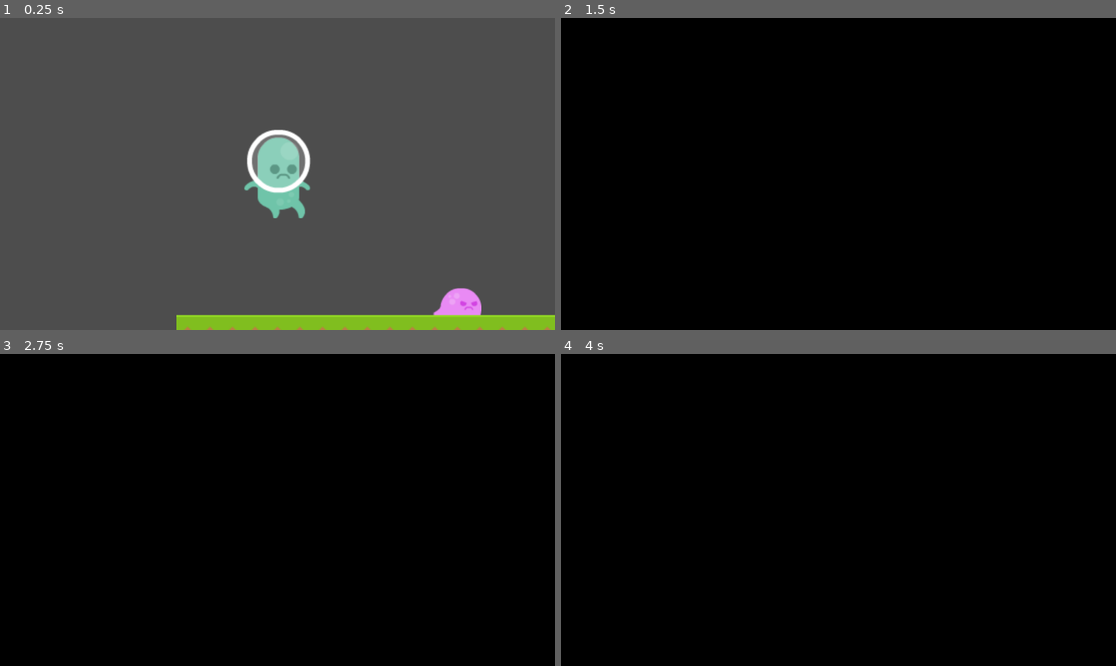
Above: before the commit, frames 1-4 (two rows, left to right).
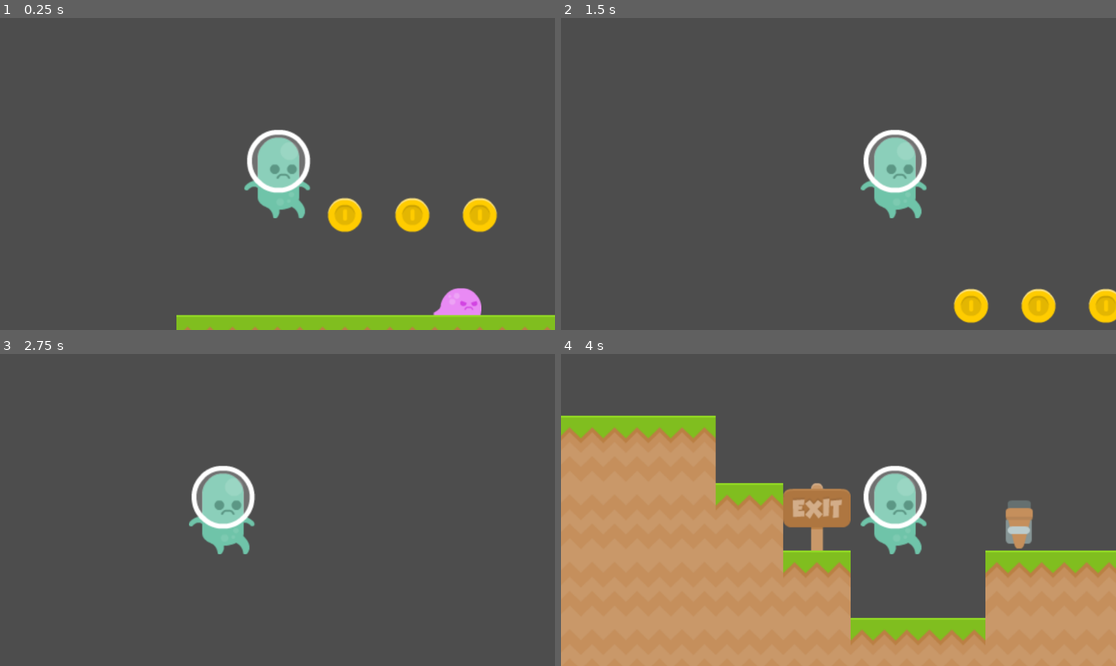
Above: after the commit, the same moments.

Repository: GreenCloversGames/Scalable-Platformer-Template
Game: Godot game, scene res://Scenes/Levels/test_level.tscn
Same seed, same stepped clock (60 frames per second), same inputs: the game is played once before the commit and once after it.
Inputs:
- Up to frame 1 (0.25 s): no input
- Up to frame 2 (1.5 s): tap Enter (ui_accept) at 0.5, 0.77 s; hold Right (ui_right) from 0.53 s (still down)
- Up to frame 3 (2.75 s): tap Enter (ui_accept) at 1.52, 2 s; release Right (ui_right) at 2.03 s; hold Left (ui_left) from 2.03 s (still down)
- Up to frame 4 (4 s): release Left (ui_left) at 2.78 s; hold Right (ui_right) from 2.78 s (still down); tap Enter (ui_accept) at 3.02, 3.77 s

The runs differ from the first frame. In frame 1, 1.7% of the frame differs, in the area x 58-90%, y 57-69%; in frame 2, 100%, in the area x 0-100%, y 0-100%; in frame 3, 100%; in frame 4, 100%.

Commit message:
27-11 update
Added player hit recoil, collectables, basic scoring

Diff:
--- a/Scenes/Autoloads/LevelHandler.gd
+++ b/Scenes/Autoloads/LevelHandler.gd
@@ -1 +1,11 @@
 extends Node
+
+var current_level : Node
+
+func load_level(level):
+	current_level.queue_free()
+	current_level = load(level).instantiate()
+	SceneTrainsition.transition_in()
+
+func exit_level():
+	SceneTrainsition.transition_out()
--- a/Scenes/Autoloads/SceneTrainsition.gd
+++ b/Scenes/Autoloads/SceneTrainsition.gd
@@ -2,9 +2,11 @@
 
 var target : Node2D
 
+signal transition_ended
+
 # Called when the node enters the scene tree for the first time.
 func _ready():
-	transition()
+
 	pass # Replace with function body.
 
 
@@ -17,5 +19,14 @@
 	shader_mat.set("shader_parameter/screen_location", value_on_screen)
 	pass
 
-func transition():
+func transition_in():
 	$SceneTransition/AnimationPlayer.play("CircleIn")
+
+func transition_out():
+	$SceneTransition/AnimationPlayer.play("CircleIn")
+
+
+func _on_animation_player_animation_finished(anim_name):
+	if anim_name == "CircleIn":
+		transition_ended.emit()
+	pass # Replace with function body.
--- a/Scenes/Autoloads/scene_trainsition.tscn
+++ b/Scenes/Autoloads/scene_trainsition.tscn
@@ -71,3 +71,5 @@
 libraries = {
 "": SubResource("AnimationLibrary_t3gaf")
 }
+
+[connection signal="animation_finished" from="SceneTransition/AnimationPlayer" to="." method="_on_animation_player_animation_finished"]
--- /dev/null
+++ b/Scenes/Interactables/collectable.gd
@@ -0,0 +1,15 @@
+extends Interactable
+class_name Collectable
+
+
+# Called when the node enters the scene tree for the first time.
+func _ready():
+	pass # Replace with function body.
+
+func collect():
+	$AnimationPlayer.play("Collected")
+
+
+# Called every frame. 'delta' is the elapsed time since the previous frame.
+func _process(delta):
+	pass
--- /dev/null
+++ b/Scenes/Interactables/collectable.tscn
@@ -0,0 +1,124 @@
+[gd_scene load_steps=7 format=3 uid="uid://c1bq0xi4a0k6s"]
+
+[ext_resource type="PackedScene" uid="uid://u2fh1xedqj88" path="res://Scenes/Virtual/interactable.tscn" id="1_lnge0"]
+[ext_resource type="Texture2D" uid="uid://s3l5xq3ra512" path="res://Assets/Items/coinGold.png" id="2_0otk1"]
+[ext_resource type="Script" path="res://Scenes/Interactables/collectable.gd" id="2_mljyq"]
+
+[sub_resource type="Animation" id="Animation_siten"]
+resource_name = "Collected"
+tracks/0/type = "value"
+tracks/0/imported = false
+tracks/0/enabled = true
+tracks/0/path = NodePath(".:monitoring")
+tracks/0/interp = 1
+tracks/0/loop_wrap = true
+tracks/0/keys = {
+"times": PackedFloat32Array(0),
+"transitions": PackedFloat32Array(1),
+"update": 1,
+"values": [false]
+}
+tracks/1/type = "value"
+tracks/1/imported = false
+tracks/1/enabled = true
+tracks/1/path = NodePath(".:monitorable")
+tracks/1/interp = 1
+tracks/1/loop_wrap = true
+tracks/1/keys = {
+"times": PackedFloat32Array(0),
+"transitions": PackedFloat32Array(1),
+"update": 1,
+"values": [false]
+}
+tracks/2/type = "value"
+tracks/2/imported = false
+tracks/2/enabled = true
+tracks/2/path = NodePath(".:modulate")
+tracks/2/interp = 1
+tracks/2/loop_wrap = true
+tracks/2/keys = {
+"times": PackedFloat32Array(0, 1),
+"transitions": PackedFloat32Array(1, 1),
+"update": 0,
+"values": [Color(1, 1, 1, 1), Color(1, 1, 1, 0)]
+}
+tracks/3/type = "value"
+tracks/3/imported = false
+tracks/3/enabled = true
+tracks/3/path = NodePath("Sprite2D:scale")
+tracks/3/interp = 1
+tracks/3/loop_wrap = true
+tracks/3/keys = {
+"times": PackedFloat32Array(0, 0.5, 1),
+"transitions": PackedFloat32Array(1, 1, 1),
+"update": 0,
+"values": [Vector2(1, 1), Vector2(1.2, 1.2), Vector2(0.1, 0.1)]
+}
+
+[sub_resource type="Animation" id="Animation_ihats"]
+length = 0.001
+tracks/0/type = "value"
+tracks/0/imported = false
+tracks/0/enabled = true
+tracks/0/path = NodePath(".:monitoring")
+tracks/0/interp = 1
+tracks/0/loop_wrap = true
+tracks/0/keys = {
+"times": PackedFloat32Array(0),
+"transitions": PackedFloat32Array(1),
+"update": 1,
+"values": [true]
+}
+tracks/1/type = "value"
+tracks/1/imported = false
+tracks/1/enabled = true
+tracks/1/path = NodePath(".:monitorable")
+tracks/1/interp = 1
+tracks/1/loop_wrap = true
+tracks/1/keys = {
+"times": PackedFloat32Array(0),
+"transitions": PackedFloat32Array(1),
+"update": 1,
+"values": [true]
+}
+tracks/2/type = "value"
+tracks/2/imported = false
+tracks/2/enabled = true
+tracks/2/path = NodePath(".:modulate")
+tracks/2/interp = 1
+tracks/2/loop_wrap = true
+tracks/2/keys = {
+"times": PackedFloat32Array(0),
+"transitions": PackedFloat32Array(1),
+"update": 0,
+"values": [Color(1, 1, 1, 1)]
+}
+tracks/3/type = "value"
+tracks/3/imported = false
+tracks/3/enabled = true
+tracks/3/path = NodePath("Sprite2D:scale")
+tracks/3/interp = 1
+tracks/3/loop_wrap = true
+tracks/3/keys = {
+"times": PackedFloat32Array(0),
+"transitions": PackedFloat32Array(1),
+"update": 0,
+"values": [Vector2(1, 1)]
+}
+
+[sub_resource type="AnimationLibrary" id="AnimationLibrary_y2d8m"]
+_data = {
+"Collected": SubResource("Animation_siten"),
+"RESET": SubResource("Animation_ihats")
+}
+
+[node name="Collectable" groups=["collectable"] instance=ExtResource("1_lnge0")]
+script = ExtResource("2_mljyq")
+
+[node name="AnimationPlayer" type="AnimationPlayer" parent="." index="1"]
+libraries = {
+"": SubResource("AnimationLibrary_y2d8m")
+}
+
+[node name="Sprite2D" type="Sprite2D" parent="." index="2"]
+texture = ExtResource("2_0otk1")
--- a/Scenes/Levels/test_level.tscn
+++ b/Scenes/Levels/test_level.tscn
@@ -6,6 +6,6 @@
 next_level = "res://Scenes/Levels/test_level.tscn"
 
 [node name="TileMap" parent="." index="0"]
-layer_0/tile_data = PackedInt32Array(327680, 393216, 9, 3932 …(3313 unchanged characters)… 608, 131090, 1, 196608, 262147, 2, 65536)
+layer_0/tile_data = PackedInt32Array(327680, 393216, 9, 3932 …(3313 unchanged characters)… 608, 131090, 1, 196608, 262147, 2, 65536, 393224, 1, 65536, 196612, 1, 262144, 196611, 1, 262144, 196610, 1, 262144, 131078, 1, 262144, 131079, 1, 262144, 131080, 1, 262144, 196620, 1, 262144, 196621, 1, 262144, 196622, 1, 262144, 131088, 1, 262144, 131089, 1, 262144, 131087, 1, 262144, 18, 1, 262144, 19, 1, 262144, 20, 1, 262144)
 
 [connection signal="changed" from="TileMap" to="." method="_on_tile_map_changed"]
--- a/Scenes/Player/player.gd
+++ b/Scenes/Player/player.gd
@@ -7,6 +7,7 @@
 @export_range(0.0, 1.0) var friction = 0.1
 @export_range(0.0 , 1.0) var acceleration = 0.25
 
+var health = 3
 
 var  can_jump = true
 
@@ -54,10 +55,18 @@
 	else:
 		velocity.x = lerp(velocity.x, 0.0, friction)
 
-func take_hit():
-	player_lost_all_health.emit()
+func take_hit(hitter):
+	velocity.x = global_position.direction_to(hitter.global_position).x * JUMP_VELOCITY * 3
+	velocity.y = JUMP_VELOCITY*.5
+	$AnimatedSprite2D.play("hurt")
+	health -= 1
+	if health <= 0:
+		player_lost_all_health.emit()
 
 func _on_coyote_timer_timeout():
 	if not is_on_floor():
 		can_jump = false
 	pass # Replace with function body.
+
+func react_to_hitting(hitbody):
+	velocity.y = JUMP_VELOCITY
--- a/Scenes/Player/player.tscn
+++ b/Scenes/Player/player.tscn
@@ -15,9 +15,8 @@
 [ext_resource type="Texture2D" uid="uid://b210b2hdr0bjm" path="res://Assets/Player/p1_walk/p1_walk10.png" id="11_djo24"]
 [ext_resource type="Texture2D" uid="uid://cgcxsn1pwxfiy" path="res://Assets/Player/p1_walk/p1_walk11.png" id="12_xmdyi"]
 
-[sub_resource type="CapsuleShape2D" id="CapsuleShape2D_7wnxe"]
-radius = 28.0
-height = 94.0
+[sub_resource type="RectangleShape2D" id="RectangleShape2D_jbkd8"]
+size = Vector2(38, 89)
 
 [sub_resource type="SpriteFrames" id="SpriteFrames_dkb7f"]
 animations = [{
@@ -35,6 +34,14 @@
 }],
 "loop": true,
 "name": &"fall",
+"speed": 5.0
+}, {
+"frames": [{
+"duration": 1.0,
+"texture": ExtResource("4_dxnfb")
+}],
+"loop": true,
+"name": &"hurt",
 "speed": 5.0
 }, {
 "frames": [{
@@ -81,6 +88,14 @@
 [sub_resource type="RectangleShape2D" id="RectangleShape2D_xvbrh"]
 size = Vector2(36, 22)
 
+[sub_resource type="Animation" id="Animation_xj5sw"]
+resource_name = "Die"
+
+[sub_resource type="AnimationLibrary" id="AnimationLibrary_a07yp"]
+_data = {
+"Die": SubResource("Animation_xj5sw")
+}
+
 [node name="Player" groups=["player"] instance=ExtResource("1_xtkr7")]
 script = ExtResource("2_5gwpl")
 coyote_time_frames = 3
@@ -88,14 +103,16 @@
 acceleration = 0.25
 
 [node name="CollisionShape2D" parent="." index="0"]
-shape = SubResource("CapsuleShape2D_7wnxe")
+position = Vector2(0, 1.5)
+shape = SubResource("RectangleShape2D_jbkd8")
 
 [node name="AnimatedSprite2D" type="AnimatedSprite2D" parent="." index="1"]
 sprite_frames = SubResource("SpriteFrames_dkb7f")
-animation = &"fall"
+animation = &"hurt"
 
 [node name="Camera2D" type="Camera2D" parent="." index="2"]
 zoom = Vector2(2, 2)
+drag_horizontal_enabled = true
 
 [node name="Timers" type="Node" parent="." index="3"]
 
@@ -106,4 +123,9 @@
 position = Vector2(0, 45)
 shape = SubResource("RectangleShape2D_xvbrh")
 
+[node name="AnimationPlayer" type="AnimationPlayer" parent="." index="5"]
+libraries = {
+"": SubResource("AnimationLibrary_a07yp")
+}
+
 [connection signal="timeout" from="Timers/CoyoteTimer" to="." method="_on_coyote_timer_timeout"]
--- a/Scenes/Virtual/BaseLevel.gd
+++ b/Scenes/Virtual/BaseLevel.gd
@@ -4,6 +4,8 @@
 @export_file var next_level = "res://Scenes/Virtual/BaseLevel.tscn"
 
 var current_checkpoint:Checkpoint
+
+var levelscore = 0
 
 var player
 # Called when the node enters the scene tree for the first time.
@@ -16,12 +18,16 @@
 		exit_level()
 	elif node is Checkpoint:
 		activate_checkpoint(node)
+	elif node is Collectable:
+		node.collect()
+		levelscore += 100
 	pass
 
 #Methods called by interactables/enemies
 
 func exit_level():
-	get_tree().change_scene_to_file(next_level)
+
+	LevelHandler.exit_level()
 
 func activate_checkpoint(node):
 	if current_checkpoint:
@@ -51,8 +57,9 @@
 		player.player_lost_all_health.connect(respawn)
 	if node.is_in_group("actor"):
 		node as Actor
-		node.hit_body.connect(_on_hit_body)
+		node.hit_body.connect(_on_hit_body.bind(node))
 	pass # Replace with function body.
 
-func _on_hit_body(body:Actor):
-	body.take_hit()
+func _on_hit_body(hitbody:Actor, hitter:Actor):
+	hitbody.take_hit(hitter)
+	hitter.react_to_hitting(hitbody)
--- a/Scenes/Virtual/BaseLevel.tscn
+++ b/Scenes/Virtual/BaseLevel.tscn
@@ -6,6 +6,7 @@
 [ext_resource type="PackedScene" uid="uid://boic0ihw3y8wu" path="res://Scenes/Interactables/exit.tscn" id="3_24241"]
 [ext_resource type="PackedScene" uid="uid://de5utrueqtaqj" path="res://Scenes/Interactables/checkpoint.tscn" id="5_t4l8f"]
 [ext_resource type="PackedScene" uid="uid://b6n2e6kkf0hqu" path="res://Scenes/Enemies/crawler_enemy.tscn" id="6_3c4nd"]
+[ext_resource type="PackedScene" uid="uid://c1bq0xi4a0k6s" path="res://Scenes/Interactables/collectable.tscn" id="6_nawf6"]
 
 [sub_resource type="TileSetAtlasSource" id="TileSetAtlasSource_6pwhb"]
 texture = ExtResource("1_66odv")
@@ -92,6 +93,7 @@
 scenes/1/scene = ExtResource("3_24241")
 scenes/2/scene = ExtResource("2_2wr2r")
 scenes/3/scene = ExtResource("5_t4l8f")
+scenes/4/scene = ExtResource("6_nawf6")
 
 [sub_resource type="TileSetScenesCollectionSource" id="TileSetScenesCollectionSource_3eqbe"]
 resource_name = "Enemies"
@@ -107,6 +109,7 @@
 
 [node name="Level" type="Node2D"]
 script = ExtResource("1_gi0ax")
+next_level = null
 
 [node name="TileMap" type="TileMap" parent="."]
 tile_set = SubResource("TileSet_2ptkc")
--- a/Scenes/Virtual/actor.gd
+++ b/Scenes/Virtual/actor.gd
@@ -37,6 +37,9 @@
 		hit_body.emit(body)
 	pass # Replace with function body.
 
-func take_hit():
+func take_hit(hitter):
 	queue_free()
 	pass
+
+func react_to_hitting(hitbody):
+	pass
Binary file added: Assets/Items/coinGold.png
Not shown, added: Assets/Items/coinGold.png.import
Not shown: 1 places in Scenes/Player/player.tscn that only renumber resources
Not shown: 1 places in Scenes/Virtual/BaseLevel.tscn that only renumber resources
